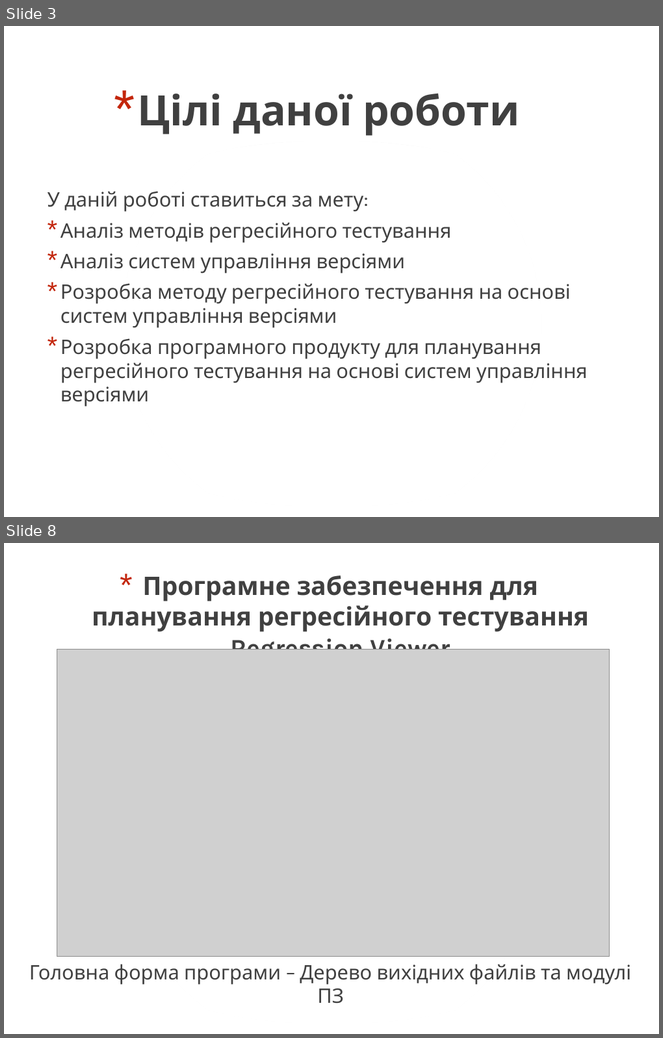
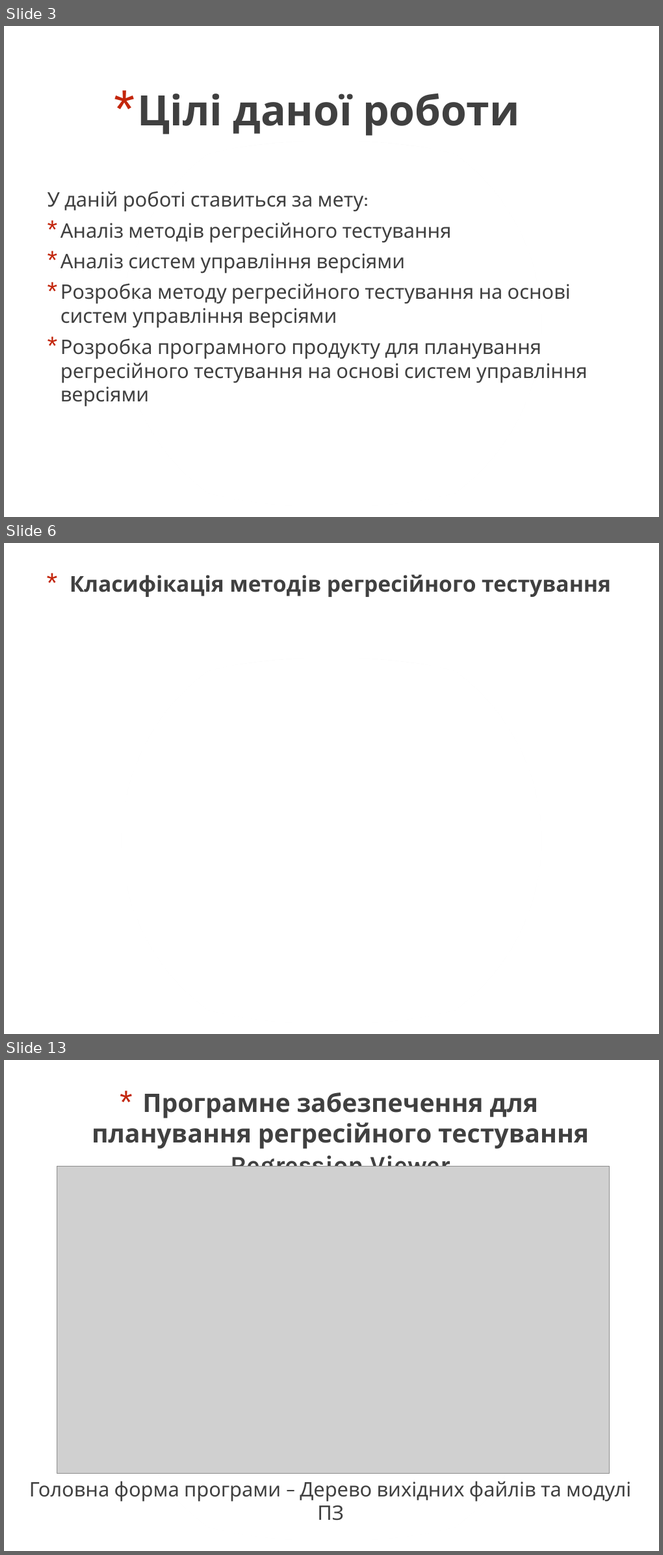
Before and after one commit to asdanilenk/Bakalavr, a slide deck: Diplom.pptx. Shown one above the other, each under a label of ours: slides 3 and 8 before the commit, slides 3, 6 and 13 after it; the slides between them are not shown. The pictures are 663x1038 and 663x1555 pixels, drawn with LibreOffice and Linux fonts; fonts in the diff are those of the drawing; grey boxes stand for pictures. Boxes give left, top, right and bottom in pixels: in the first picture for what was removed or moved away, otherwise in the second. Text is boxed around its words. In the diff, an @@ line names an element or a change of style, - is before the commit and + after.

```diff
--- a/Diplom.pptx
+++ b/Diplom.pptx
@@ slide 6 added at (4,543,659,1034), background #FFFFFF; not listed: 4 template elements that a slide beside it also shows @@
@@ title added at (70,574,611,597), 24 pt, text gradient #000000 to #404040 to #212745, bold @@
+* Класифікація методів регресійного тестування
@@ what was slide 8 is now slide 13 @@
```
Also in this commit, not shown: 4 slides changed, 6 other slides added, 3 slides removed, 12 other files.
